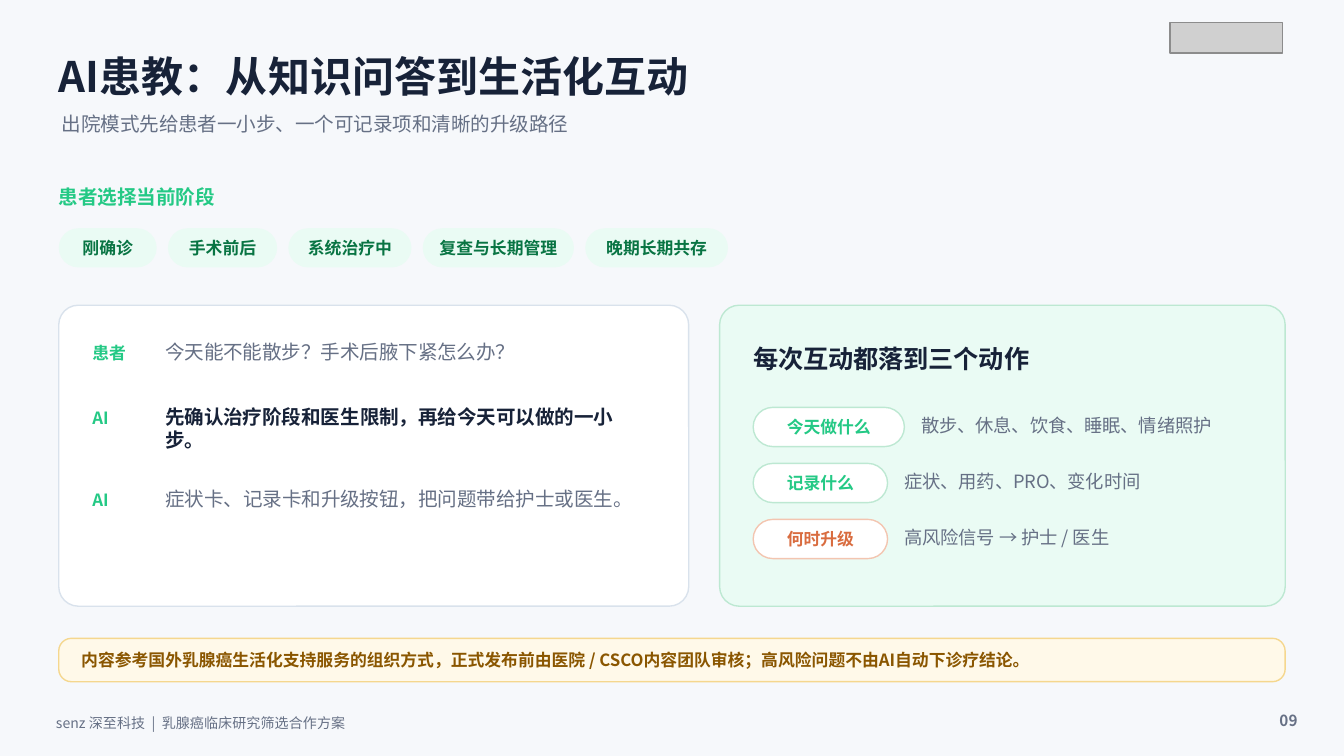
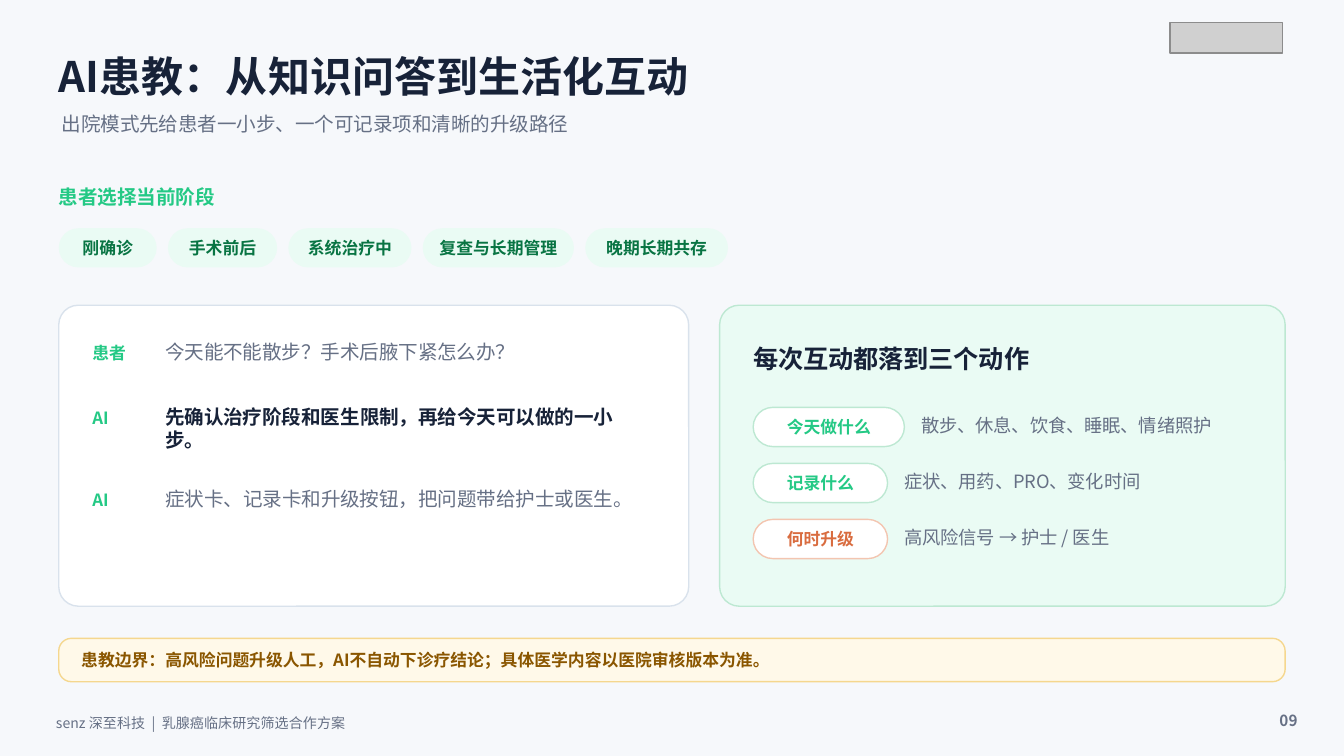
Before and after one commit to kylokuo/AI4BrCa, a slide deck: slide 9 of docs/殷咏梅教授_临床研究筛选合作方案.pptx. Drawn at 1344x756 pixels with LibreOffice and Linux fonts; fonts in the diff are those of the drawing; grey boxes stand for pictures. Boxes give left, top, right and bottom in pixels: in the first picture for what was removed or moved away, otherwise in the second. Text is boxed around its words. In the diff, an @@ line names an element or a change of style, - is before the commit and + after.

```diff
--- a/docs/殷咏梅教授_临床研究筛选合作方案.pptx
+++ b/docs/殷咏梅教授_临床研究筛选合作方案.pptx
@@ text at bbox=[81, 651, 769, 669]: text changed @@
-内容参考国外乳腺癌生活化支持服务的组织方式，正式发布前由医院 / CSCO内容团队审核；高风险问题不由AI自动下诊疗结论。
+患教边界：高风险问题升级人工，AI不自动下诊疗结论；具体医学内容以医院审核版本为准。
```
Also in this commit, not shown: 10 other slides changed, 1 other file.
